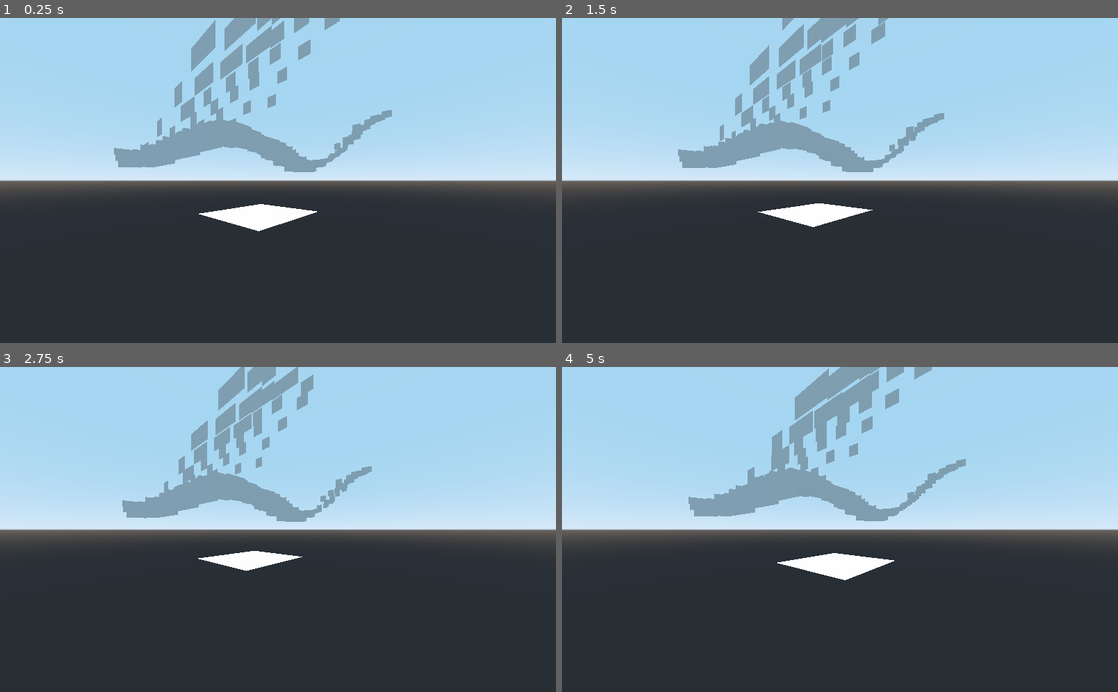
Above: before the commit, frames 1-4 (two rows, left to right).
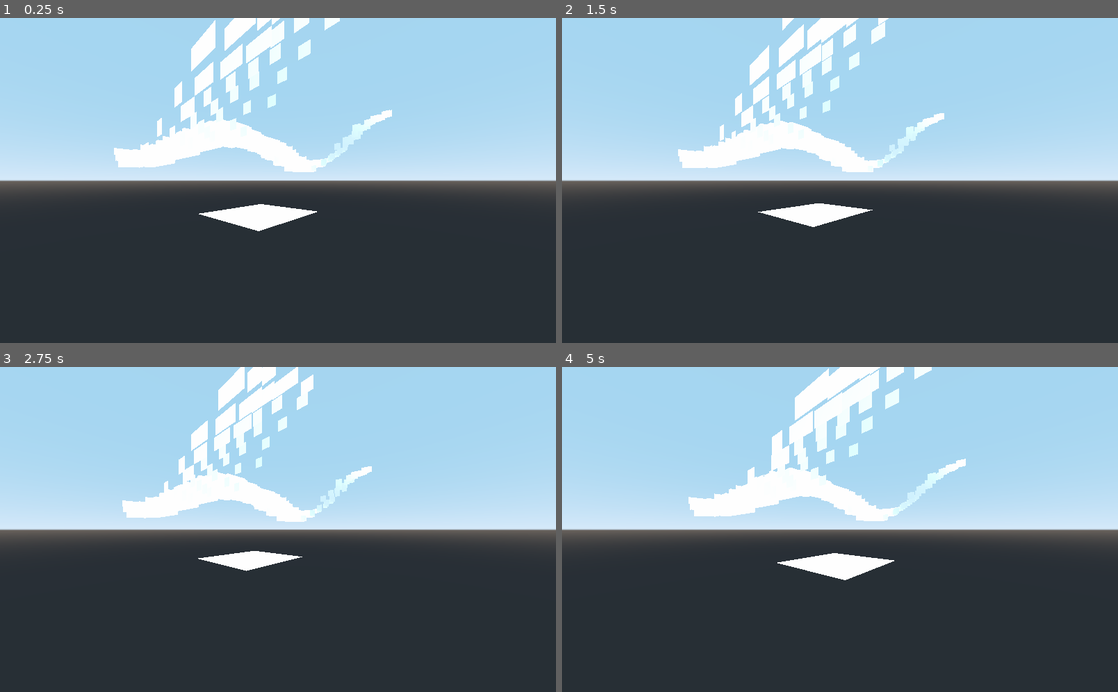
Above: after the commit, the same moments.

Repository: Aidan3S/DC-Web-Comp-Geo
Game: Godot game, scene res://Spatial.tscn
Two runs of this game, one before a commit and one after it. Both use one fixed random seed, a clock stepped at 60 frames per second and the inputs below.
Inputs (mouse positions are in pixels of both pictures, inside the frame that each line leads up to):
- Up to frame 1 (0.25 s): no input
- Up to frame 2 (1.5 s): tap Enter at 0.5 s; move the mouse to (962, 164) at 0.52 s; hold D (move_right) 0.53-1.28 s; hold Ctrl (crouch) 0.53-1.28 s; click (962, 164) at 0.67 s; move the mouse to (728, 196) at 1.27 s; hold S (move_backward) from 1.28 s (still down); tap Shift (sprint) at 1.35 s
- Up to frame 3 (2.75 s): move the mouse to (333, 458) at 2.02 s; release S (move_backward) at 2.03 s; hold D (move_right) from 2.03 s (still down); hold Ctrl (crouch) from 2.03 s (still down)
- Up to frame 4 (5 s): move the mouse to (812, 594) at 2.77 s; release D (move_right) at 2.78 s; release Ctrl (crouch) at 2.78 s; hold W (move_forward) 2.78-3.53 s; tap Shift (sprint) at 2.85, 4.35 s; click (812, 594) at 2.92 s; move the mouse to (1006, 578) at 3.52 s; hold Ctrl (crouch) 3.53-4.28 s; hold A (move_left) from 3.53 s (still down); move the mouse to (673, 480) at 4.27 s

The runs differ from the first frame. In frame 1, 6.0% of the frame differs, in the area x 20-71%, y 0-48%; in frame 2, 5.7%; in frame 3, 5.5%; in frame 4, 6.3%, in the area x 22-73%, y 0-48%.

Commit message:
Added normals to mesh

Diff:
--- a/src/FreeCamera.tscn
+++ b/src/FreeCamera.tscn
@@ -17,3 +17,11 @@
 current = true
 fov = 90.0
 near = 0.1
+
+[node name="SpotLight" type="SpotLight" parent="CameraRotator/Camera"]
+light_color = Color( 0.94902, 0.878431, 0.662745, 1 )
+light_energy = 4.41
+light_bake_mode = 0
+shadow_enabled = true
+spot_range = 16.0068
+spot_angle = 19.3123
--- a/src/World/Generator/WorldGenerator.gd
+++ b/src/World/Generator/WorldGenerator.gd
@@ -17,12 +17,21 @@
 	return min(max(y - height - 10, -10.0), 10.0)
 
 
+func sample_flat(x: float, y: float, z: float) -> float:
+	var height = 5.0
+	var ret_val = min(max(y - height - 10.0, -10.0), 10.0)
+	return ret_val
+
+
 func sample_normal(x: float, y: float, z: float) -> Vector3:
-	var base_density := sample(x, y, z)
+	var base_density = sample(x, y, z)
+	var a = sample(x, 10.0, z)
+	var b = sample(x, 20.0, z)
+	var c = sample(x, 10.001, z)
 	var normal = Vector3(
-		base_density - sample(x + OFFSET, y, z),
-		base_density - sample(x, y + OFFSET, z),
-		base_density - sample(x, y, z + OFFSET)
+		base_density - sample(x - OFFSET, y, z),
+		base_density - sample(x, y - OFFSET, z),
+		base_density - sample(x, y, z - OFFSET)
 	)
 	return normal.normalized()
 
--- a/src/World/MeshTool.gd
+++ b/src/World/MeshTool.gd
@@ -61,8 +61,10 @@
 func to_mesh() -> Mesh:
 	# Compile vertex data
 	var comp_verts = PoolVector3Array()
+	var comp_norms = PoolVector3Array()
 	for vert_info in verticies:
 		comp_verts.push_back(vert_info["vertex"])
+		comp_norms.push_back(vert_info["normal"])
 
 	# Compile face data
 	var comp_polys = PoolIntArray()
@@ -81,5 +83,6 @@
 	composite_array.resize(ArrayMesh.ARRAY_MAX)
 	composite_array[ArrayMesh.ARRAY_VERTEX] = comp_verts
 	composite_array[ArrayMesh.ARRAY_INDEX] = comp_polys
+	composite_array[ArrayMesh.ARRAY_NORMAL] = comp_norms
 	array_mesh.add_surface_from_arrays(Mesh.PRIMITIVE_TRIANGLES, composite_array)
 	return array_mesh
--- a/src/World/Modal/Matrix.gd
+++ b/src/World/Modal/Matrix.gd
@@ -73,6 +73,14 @@
 	return result
 
 
+func append_AtBt(normal: Vector3, position: Vector3):
+	var vec_to_add = normal * normal.dot(position)
+	data[0][0] += vec_to_add.x
+	data[0][1] += vec_to_add.y
+	data[0][2] += vec_to_add.z
+
+
+
 func debug_print():
 	print("Matrix: " + str(rows) + "x" + str(cols))
 	for i in range(rows):
--- a/src/World/Modal/Octree.gd
+++ b/src/World/Modal/Octree.gd
@@ -151,11 +151,18 @@
 		var point_weight = node.points[i]
 		node.corners |= (1 if point_weight > 0 else 0)
 
+	# Create matricies for holding data for QEF solver
 	var AtA = Matrix.new([
 		[0, 0, 0],
 		[0, 0, 0],
 		[0, 0, 0]
 	])
+	# Transpose of the AtB matrix
+	var AtBt = Matrix.new([[0, 0, 0]])
+	# Calculate average normal
+	var avg_norm = Vector3.ZERO
+	var num_norm = 0
+
 	# Generate edge crossing locations and normals
 	for edge_index in range(len(EDGE_TO_CORNER)):
 		var index1 = EDGE_TO_CORNER[edge_index][0]
@@ -176,16 +183,27 @@
 		node.edge_points[edge_index] = crossing
 
 		# Calculate normal
-		var norm = generator.sample_normal(crossing.x, crossing.y, crossing.z)
+		var norm = generator.sample_normal(crossing.x + min_x, crossing.y + min_y, crossing.z + min_z)
 		node.edge_normals[edge_index] = norm
 
 		# Add to AtA matrix
+		var normal_mat = Matrix.new([[norm.x, norm.y, norm.z]])
+		var normal_trans = Matrix.new(normal_mat.transpose())
+		var to_append = Matrix.new(normal_trans.multiply(normal_mat))
+		AtA = Matrix.new(AtA.add(to_append))
+
+		AtBt.append_AtBt(norm, crossing)
+
+		# Add to average normal
+		avg_norm += norm
+		num_norm += 1
 
 	# TODO: do vertex calculation here
 	var vertex = Vector3(min_x + 0.5, min_y + 0.5, min_z + 0.5)
 
 	# Add vertex to mesh and node
-	node.vertex = meshTool.add_vertex(vertex, Vector3.ZERO, node)
+	avg_norm = avg_norm / num_norm
+	node.vertex = meshTool.add_vertex(vertex, avg_norm, node)
 
 
 func build_mesh(mesh_tool: MeshTool):
